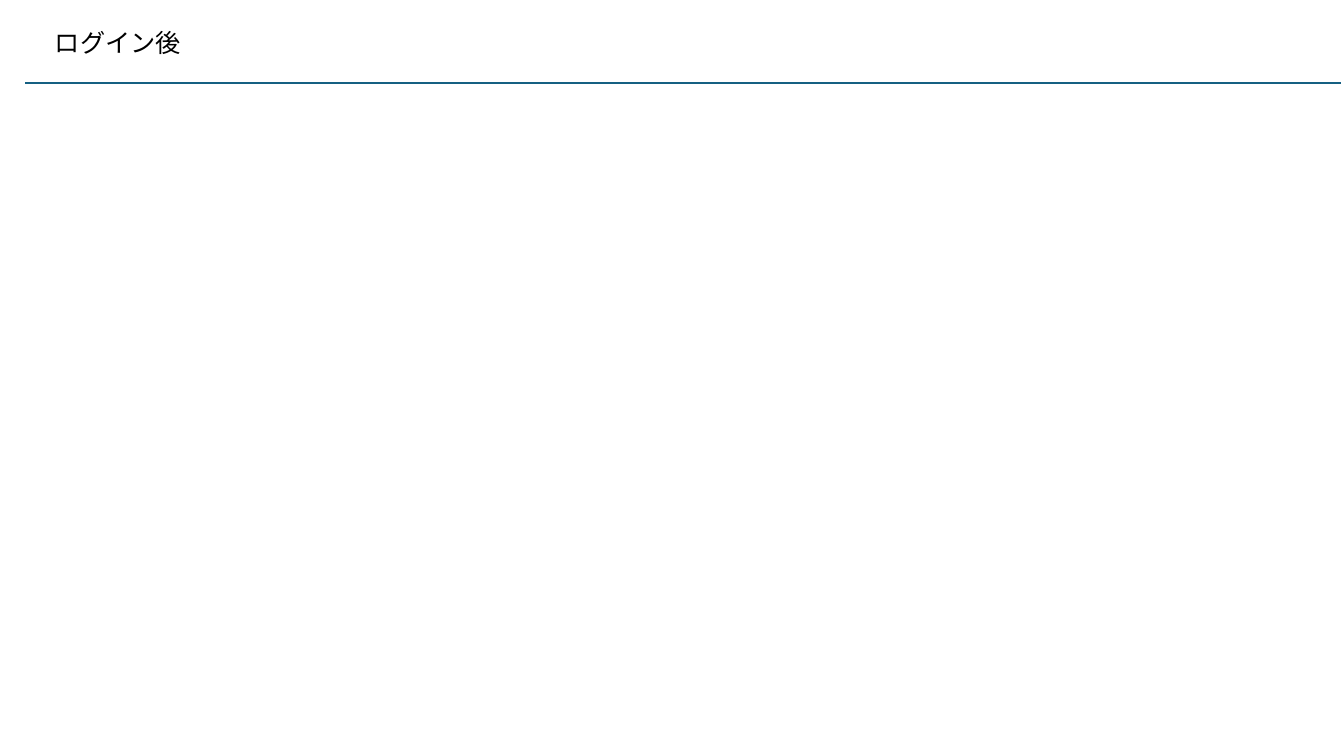
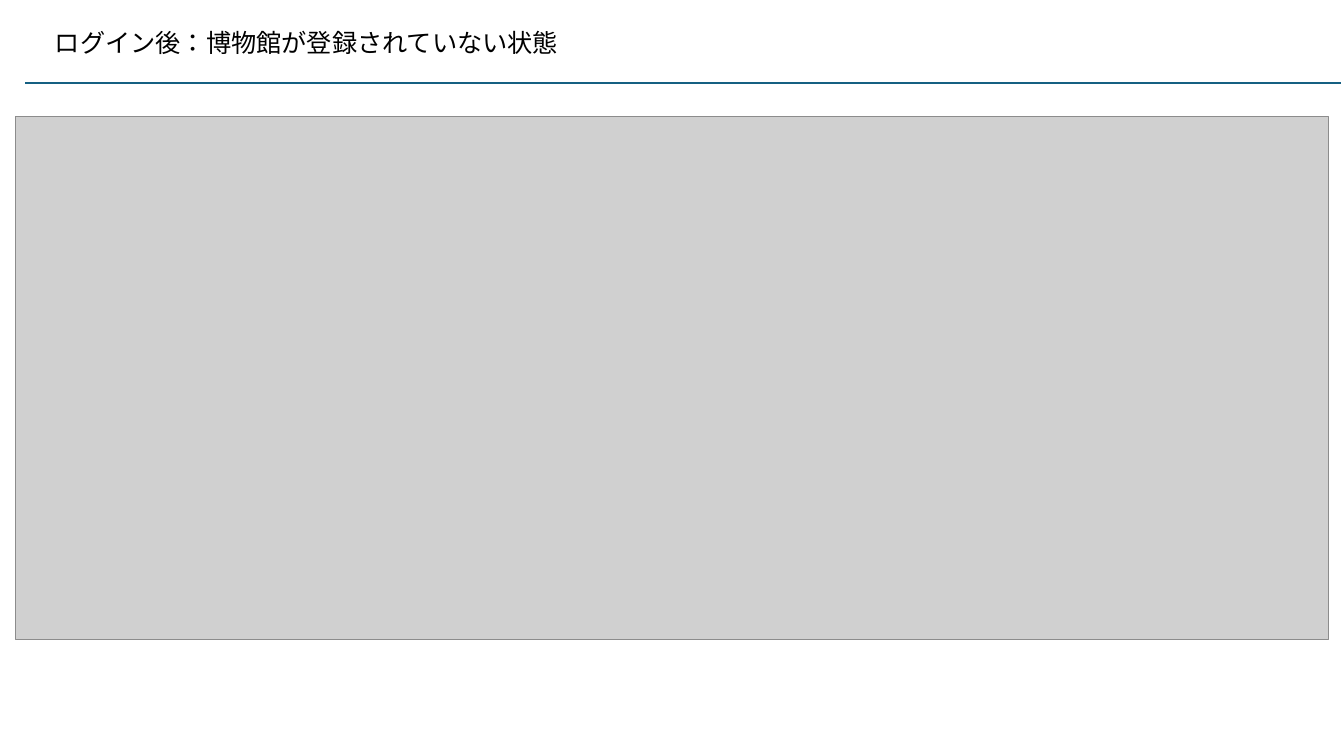
Before and after one commit to kaze-lab/museum_app_proj, a slide deck: slide 13 of 展示物アプリ仕様.pptx. Drawn at 1344x756 pixels with LibreOffice and Linux fonts; fonts in the diff are those of the drawing; grey boxes stand for pictures. Boxes give left, top, right and bottom in pixels: in the first picture for what was removed or moved away, otherwise in the second. Text is boxed around its words. In the diff, an @@ line names an element or a change of style, - is before the commit and + after.

```diff
--- a/展示物アプリ仕様.pptx
+++ b/展示物アプリ仕様.pptx
@@ text at (55,30,558,54): text changed @@
-ログイン後
+ログイン後：博物館が登録されていない状態
@@ picture added at (16,117,1329,640) @@
```
Also in this commit, not shown: 1 other slide changed, 1 slide added, 1 slide removed, 6 other files.
